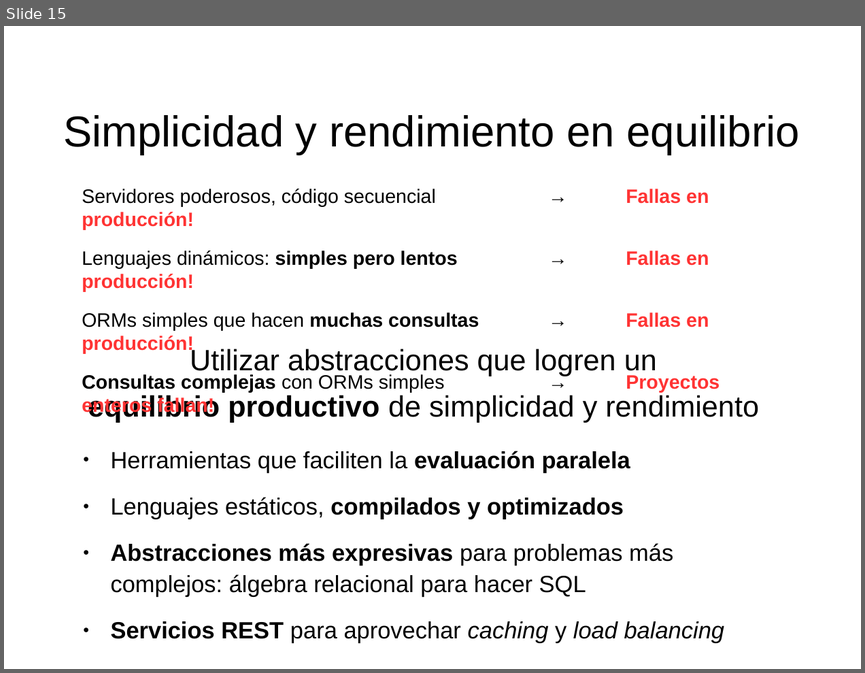
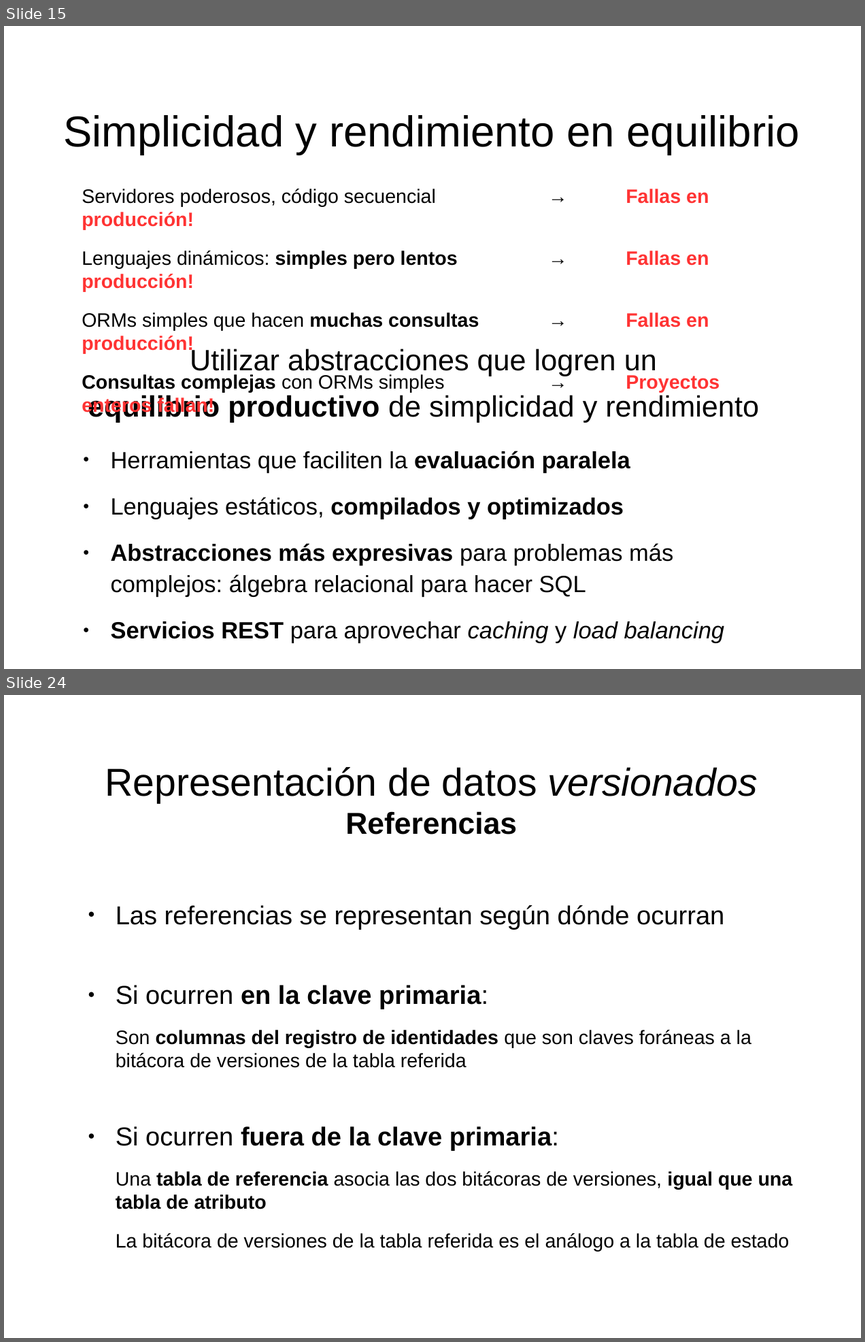
Before and after one commit to mgomezch/libro, a slide deck: láminas/láminas.odp. Shown one above the other, each under a label of ours: slide 15 before the commit, slides 15 and 24 after it; the slides between them are not shown. The pictures are 865x673 and 865x1342 pixels, drawn with LibreOffice and Linux fonts; fonts in the diff are those of the drawing. Boxes give left, top, right and bottom in pixels: in the first picture for what was removed or moved away, otherwise in the second. Text is boxed around its words. In the diff, an @@ line names an element or a change of style, - is before the commit and + after.

```diff
--- a/láminas/láminas.odp
+++ b/láminas/láminas.odp
@@ slide 24 added at [4, 695, 861, 1338], background #FFFFFF @@
@@ title added at [105, 767, 757, 834], 36 pt, text #000000 @@
+Representación de datos versionados
+Referencias
@@ text added at [116, 905, 793, 1251], 18 pt, text #000000 @@
+● Las referencias se representan según dónde ocurran
+● Si ocurren en la clave primaria:
+Son columnas del registro de identidades que son claves foráneas a la bitácora de versiones de la tabla referida
+● Si ocurren fuera de la clave primaria:
+Una tabla de referencia asocia las dos bitácoras de versiones, igual que una tabla de atributo
+La bitácora de versiones de la tabla referida es el análogo a la tabla de estado
```
Also in this commit, not shown: 1 slide changed, 8 other slides added.
